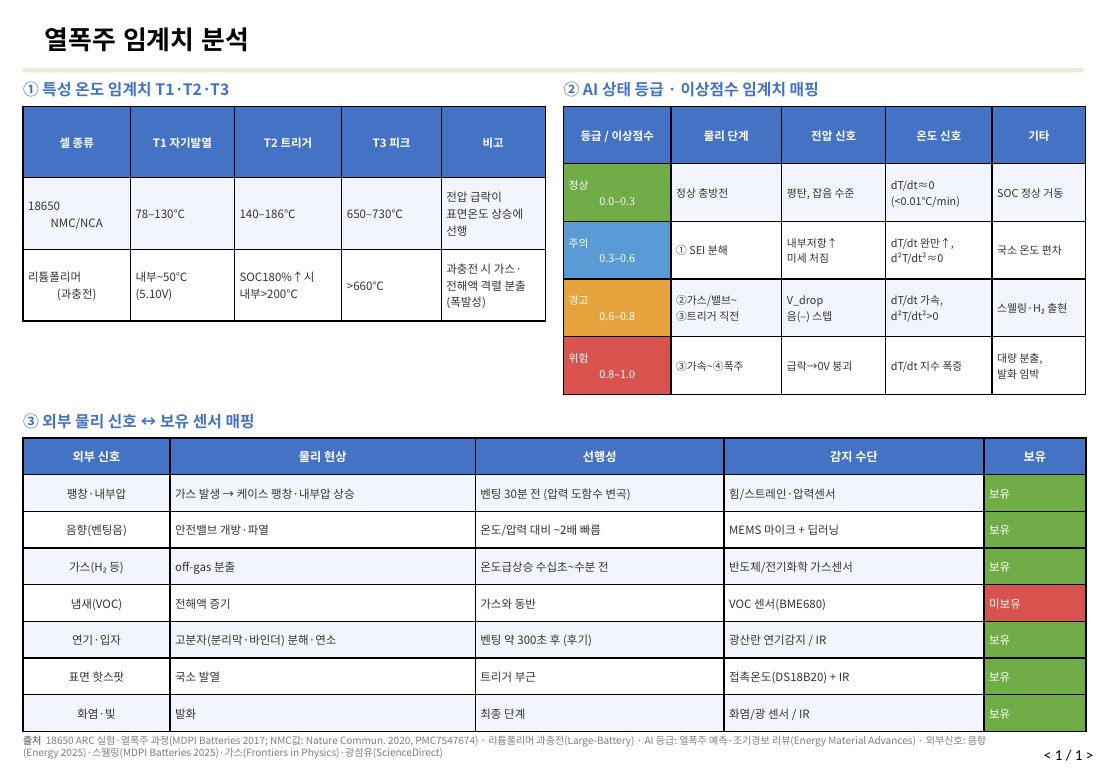
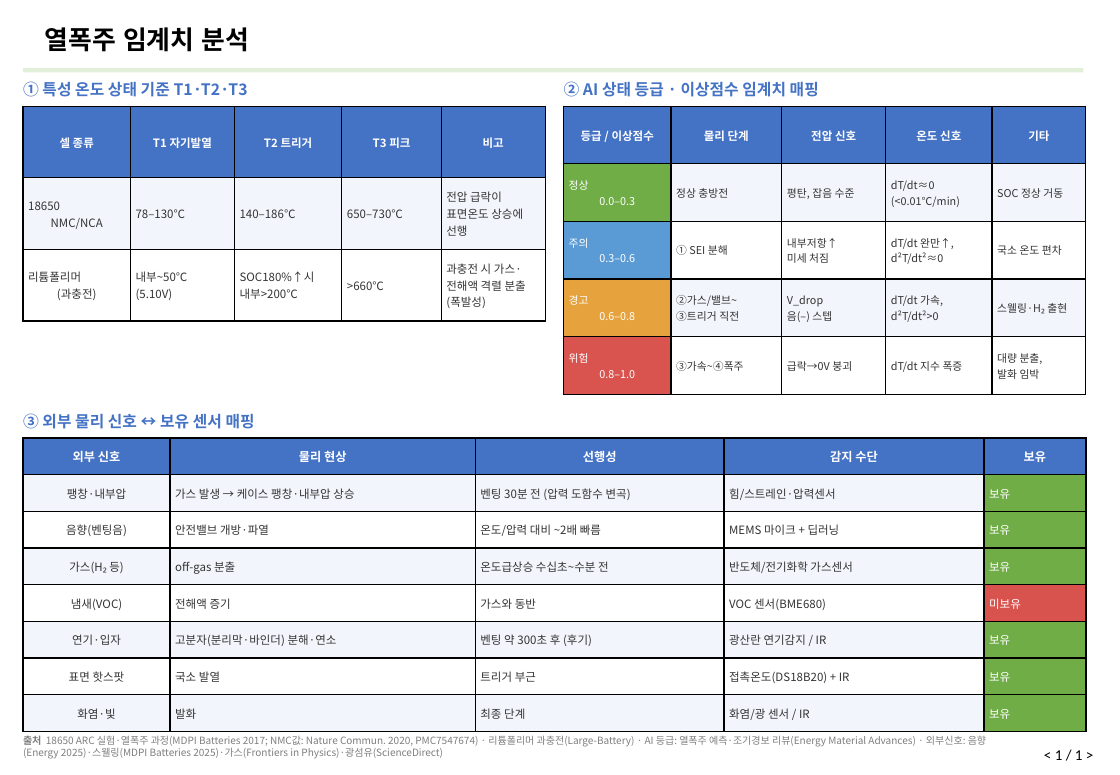
Before and after one commit to ricky30825-creator/BMS, a slide deck: slide 7 of 설계 산출물/설계 산출물_v4_6.29.pptx. Drawn at 1120x775 pixels with LibreOffice and Linux fonts; fonts in the diff are those of the drawing. Boxes give left, top, right and bottom in pixels: in the first picture for what was removed or moved away, otherwise in the second. Text is boxed around its words. In the diff, an @@ line names an element or a change of style, - is before the commit and + after.

```diff
--- a/설계 산출물/설계 산출물_v4_6.29.pptx
+++ b/설계 산출물/설계 산출물_v4_6.29.pptx
@@ text at bbox=[23, 81, 248, 97]: text changed @@
-① 특성 온도 임계치 T1·T2·T3
+① 특성 온도 상태 기준 T1·T2·T3
```
Also in this commit, not shown: 7 other slides changed, 6 slides added, 1 slide removed, 12 other files.
